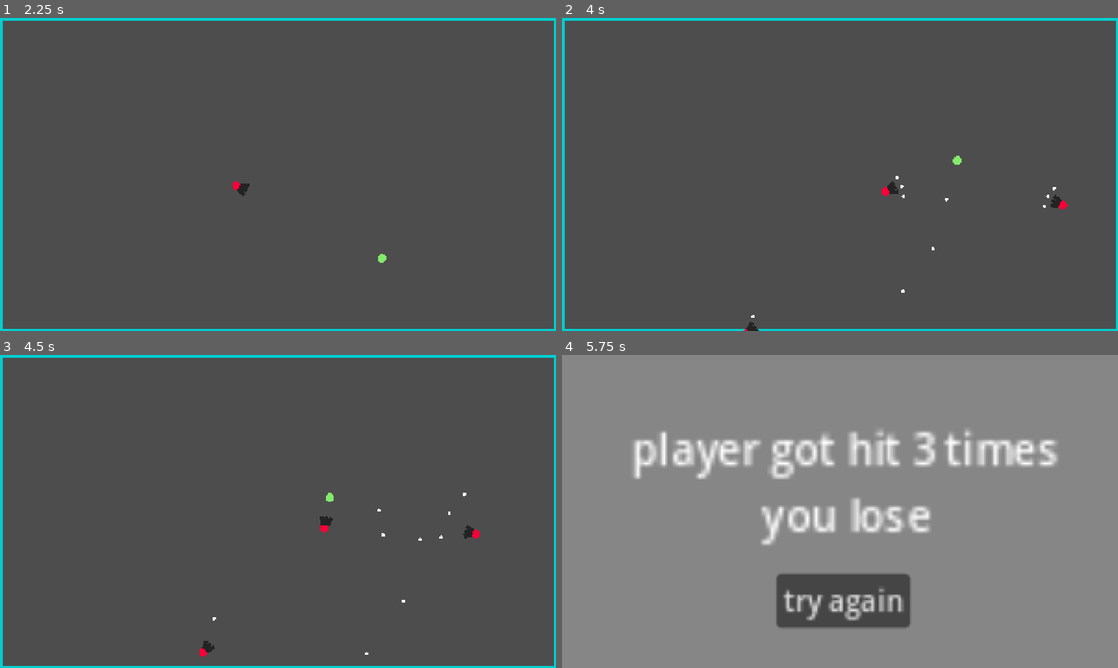
Above: before the commit, frames 1-4 (two rows, left to right).
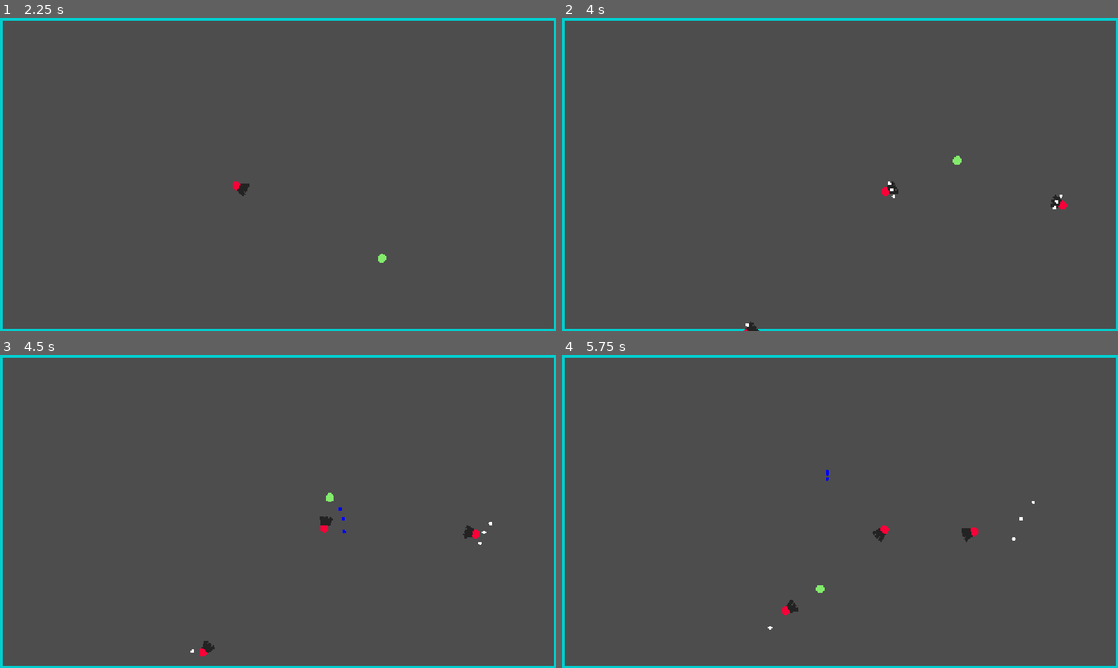
Above: after the commit, the same moments.

Repository: ktosox/GWJ80
Game: Godot game, scene res://level/test_level.tscn
The game is run twice, just before and just after one commit, with the same random seed, the same clock (stepped at 60 frames per second) and the same inputs.
Inputs:
- Up to frame 1 (2.25 s): tap Enter at 0.5 s; hold D (right) 0.53-1.28 s; hold Down (down) 1.28-2.03 s; hold D (right) from 2.03 s (still down)
- Up to frame 2 (4 s): release D (right) at 2.78 s; hold W (up) 2.78-3.53 s; hold A (left) from 3.53 s (still down)
- Up to frame 3 (4.5 s): keep holding A (left)
- Up to frame 4 (5.75 s): release A (left) at 5.03 s; hold Down (down) from 5.03 s (still down)

Frame 1 is identical in both runs. In frame 2, less than 0.1% of the frame differs, in the area x 33-90%, y 50-99%; in frame 3, less than 0.1%; in frame 4, 97%, in the area x 0-100%, y 0-100%.

Commit message:
added bullet following mechanic

Diff:
--- a/Game/bullet/bullet.gd
+++ b/Game/bullet/bullet.gd
@@ -1,6 +1,31 @@
 extends RigidBody2D
+
+var target : Node2D
+
+@export var active = false
+
+func _physics_process(delta: float) -> void:
+
+	# aim gun at player needs to go here
+	if target != null:
+		var follow_direction = target.global_position - global_position
+		linear_velocity += follow_direction.normalized() * (400 + 8900/(1+target.global_position.distance_squared_to(global_position)) ) * delta
 
 
 func _on_body_entered(body: Node) -> void:
 	queue_free()
 	pass # Replace with function body.
+
+
+func _on_player_detector_body_entered(body: Node2D) -> void:
+	$Line2D.default_color = Color("blue")
+	active = true
+	target = body
+	pass # Replace with function body.
+
+
+func _on_player_detector_body_exited(body: Node2D) -> void:
+	$Line2D.default_color = Color("white")
+	active = false
+	target = null
+	pass # Replace with function body.
--- a/Game/bullet/bullet.tscn
+++ b/Game/bullet/bullet.tscn
@@ -1,9 +1,12 @@
-[gd_scene load_steps=3 format=3 uid="uid://vjexxy0oei3q"]
+[gd_scene load_steps=4 format=3 uid="uid://vjexxy0oei3q"]
 
 [ext_resource type="Script" uid="uid://b081p1xuuavxw" path="res://bullet/bullet.gd" id="1_k2aps"]
 
 [sub_resource type="CircleShape2D" id="CircleShape2D_8b02t"]
 radius = 4.0
+
+[sub_resource type="CircleShape2D" id="CircleShape2D_k2aps"]
+radius = 80.0
 
 [node name="Bullet" type="RigidBody2D"]
 collision_layer = 16
@@ -23,4 +26,13 @@
 [node name="CollisionShape2D" type="CollisionShape2D" parent="."]
 shape = SubResource("CircleShape2D_8b02t")
 
+[node name="PlayerDetector" type="Area2D" parent="."]
+collision_layer = 0
+collision_mask = 2
+monitorable = false
+
+[node name="CollisionShape2D" type="CollisionShape2D" parent="PlayerDetector"]
+shape = SubResource("CircleShape2D_k2aps")
+
 [connection signal="body_entered" from="." to="." method="_on_body_entered"]
+[connection signal="body_entered" from="PlayerDetector" to="." method="_on_player_detector_body_entered"]
--- a/Game/enemy/gun.gd
+++ b/Game/enemy/gun.gd
@@ -3,7 +3,7 @@
 
 @export var bullet_scene : PackedScene
 
-const bullet_speed = 200
+const bullet_speed = 60
 
 
 func shoot_gun(barrel : Node2D):
--- a/Game/enemy/gun.tscn
+++ b/Game/enemy/gun.tscn
@@ -28,7 +28,7 @@
 default_color = Color(0.136826, 0.136826, 0.136826, 1)
 
 [node name="Cooldown" type="Timer" parent="."]
-wait_time = 1.5
+wait_time = 3.0
 autostart = true
 
 [connection signal="timeout" from="Cooldown" to="." method="_on_cooldown_timeout"]
--- a/Game/hit_box/hit_box.gd
+++ b/Game/hit_box/hit_box.gd
@@ -3,6 +3,8 @@
 signal hit_detected
 
 func _on_body_entered(body: Node2D) -> void:
+	if !body.active:
+		return
 	body.queue_free()
 	emit_signal("hit_detected")
 	pass # Replace with function body.
